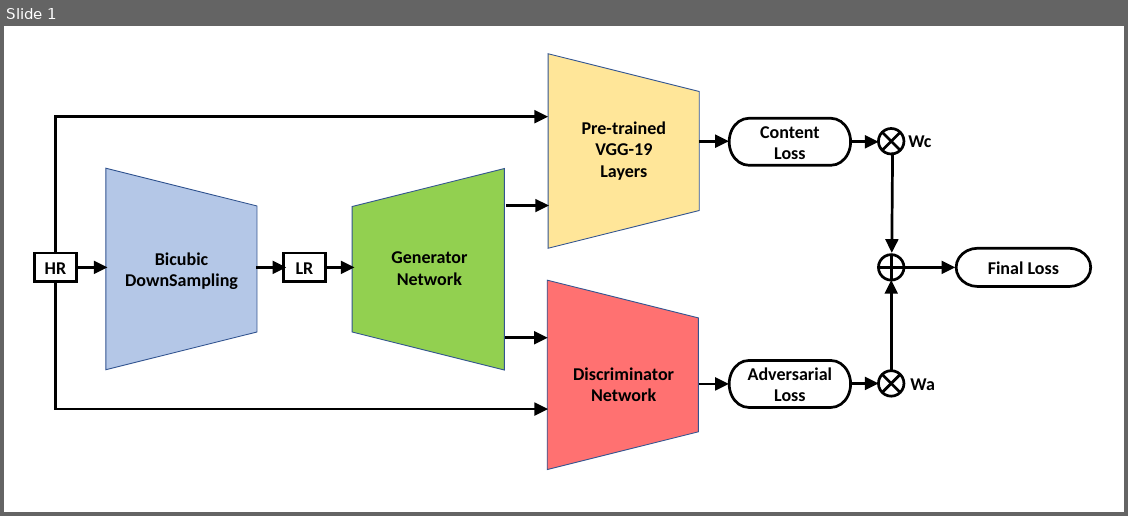
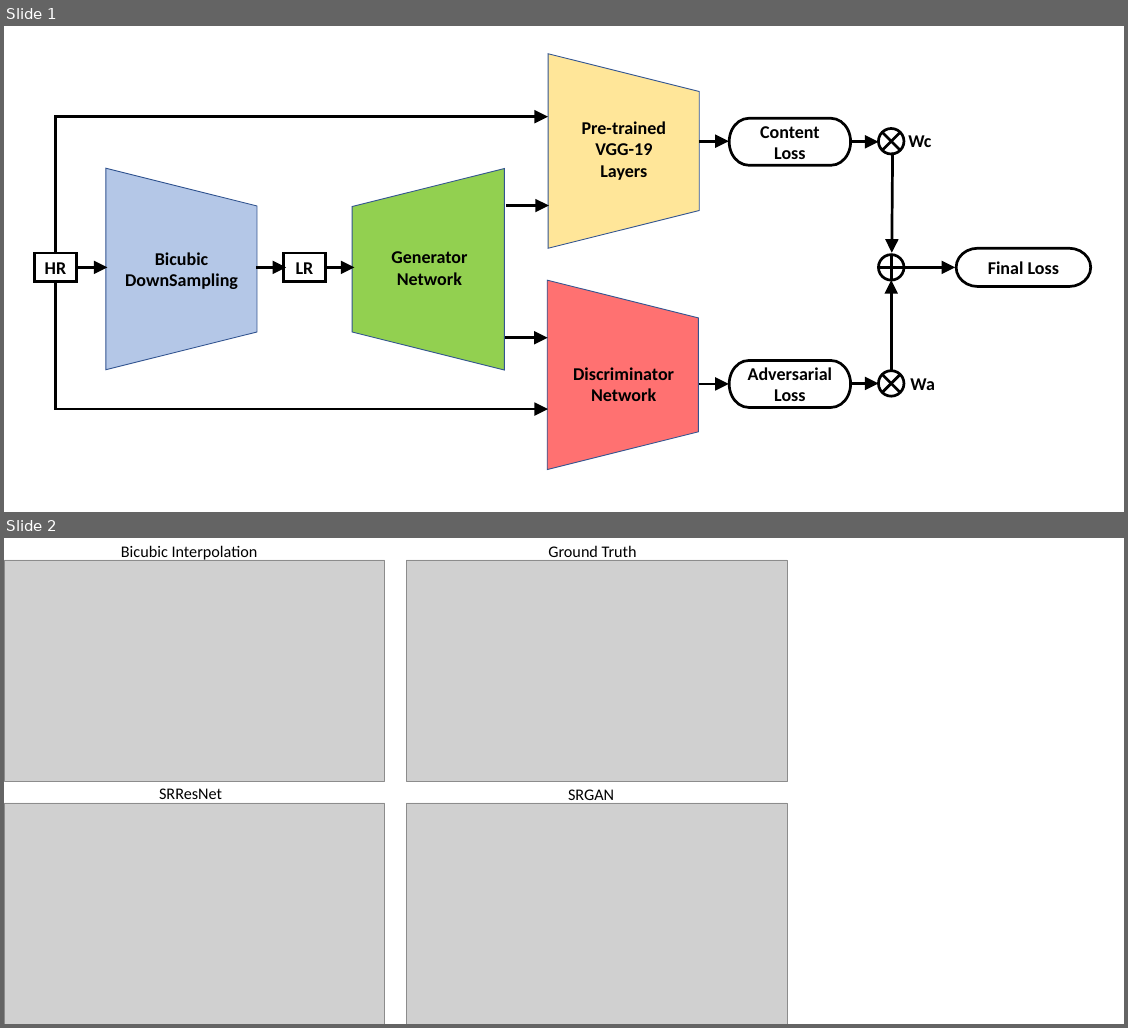
Before and after one commit to chaudharyachint08/SRGAN, a slide deck: images/Figures.pptx. Shown one above the other, each under a label of ours: slide 1 before the commit, slides 1 and 2 after it. The pictures are 1128x516 and 1128x1028 pixels, drawn with LibreOffice and Linux fonts; fonts in the diff are those of the drawing; grey boxes stand for pictures. Boxes give left, top, right and bottom in pixels: in the first picture for what was removed or moved away, otherwise in the second. Text is boxed around its words. In the diff, an @@ line names an element or a change of style, - is before the commit and + after.

```diff
--- a/images/Figures.pptx
+++ b/images/Figures.pptx
@@ slide 2 added at bbox=[4, 538, 1124, 1024], background #FFFFFF @@
@@ picture added at bbox=[4, 560, 385, 781] @@
@@ text added at bbox=[121, 545, 258, 562], 18 pt, text #000000 @@
+Bicubic Interpolation
@@ picture added at bbox=[406, 560, 787, 781] @@
@@ text added at bbox=[548, 545, 637, 562], 18 pt, text #000000 @@
+Ground Truth
@@ picture added at bbox=[4, 803, 385, 1024] @@
@@ text added at bbox=[159, 788, 222, 804], 18 pt, text #000000 @@
+SRResNet
@@ picture added at bbox=[406, 803, 787, 1024] @@
@@ text added at bbox=[568, 789, 614, 805], 18 pt, text #000000 @@
+SRGAN
```
Also in this commit, not shown: 4 other files.
